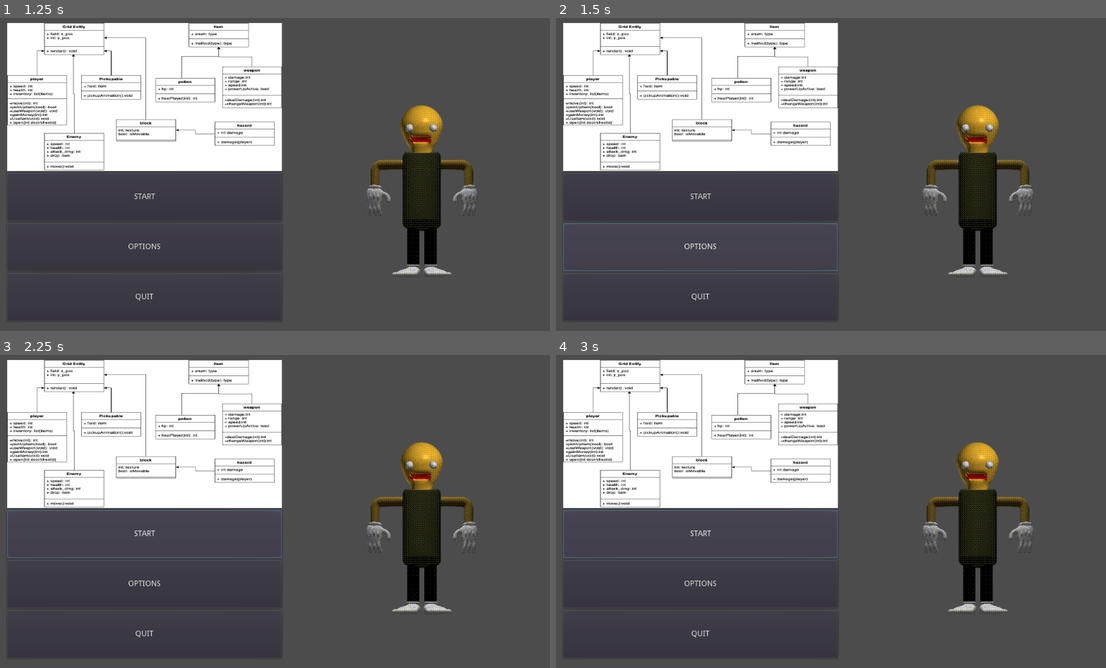
Above: before the commit, frames 1-4 (two rows, left to right).
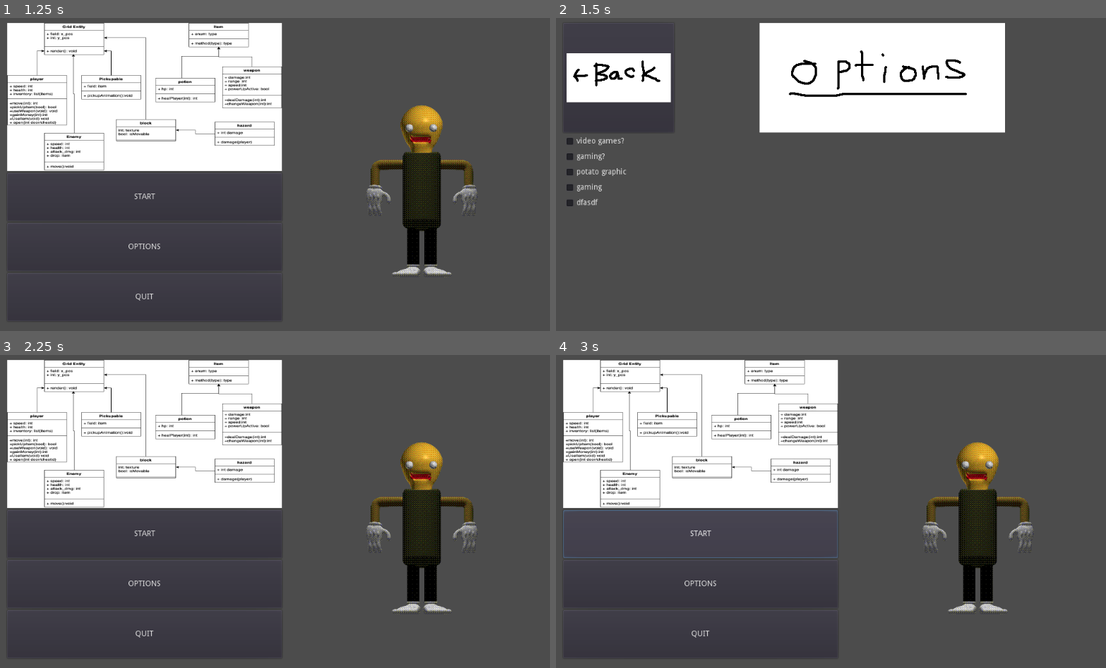
Above: after the commit, the same moments.

Repository: asuradev99/CP2-Group-project
Game: Godot game, scene res://Node2D.tscn
The game is run twice, just before and just after one commit, with the same random seed, the same clock (stepped at 60 frames per second) and the same inputs.
Inputs (mouse positions are in pixels of both pictures, inside the frame that each line leads up to; where the layout moved, square brackets give the same spot in the first picture):
- Up to frame 1 (1.25 s): click "Start" at 0.5 s
- Up to frame 2 (1.5 s): click "OPTIONS" at 1.25 s
- Up to frame 3 (2.25 s): click (60, 414) [143, 533] at 2 s
- Up to frame 4 (3 s): click "START" at 2.75 s

Frame 1 is identical in both runs. In frame 2, 32% of the frame differs, in the area x 1-87%, y 1-97%; in frame 3, 0.3%; in frame 4, nothing differs.

Commit message:
bruh

Diff:
--- a/main menu or something/gaming.tscn
+++ b/main menu or something/gaming.tscn
@@ -1,7 +1,9 @@
-[gd_scene load_steps=3 format=2]
+[gd_scene load_steps=5 format=2]
 
 [ext_resource path="res://images/theTest.webp" type="Texture" id=1]
 [ext_resource path="res://images/ClassDiagram.png" type="Texture" id=2]
+[ext_resource path="res://main menu or something/quit game.gd" type="Script" id=3]
+[ext_resource path="res://main menu or something/go to optinos.gd" type="Script" id=4]
 
 [node name="MarginContainer" type="MarginContainer"]
 anchor_right = 1.0
@@ -52,6 +54,7 @@
 margin_bottom = 178.0
 size_flags_vertical = 3
 text = "OPTIONS"
+script = ExtResource( 4 )
 
 [node name="Button3" type="Button" parent="HBoxContainer/VBoxContainer/MarginContainer/VBoxContainer"]
 margin_top = 182.0
@@ -59,6 +62,7 @@
 margin_bottom = 269.0
 size_flags_vertical = 3
 text = "QUIT"
+script = ExtResource( 3 )
 
 [node name="CenterContainer" type="CenterContainer" parent="HBoxContainer"]
 margin_left = 502.0
@@ -76,3 +80,6 @@
 size_flags_vertical = 3
 texture = ExtResource( 1 )
 stretch_mode = 2
+
+[connection signal="pressed" from="HBoxContainer/VBoxContainer/MarginContainer/VBoxContainer/Button2" to="HBoxContainer/VBoxContainer/MarginContainer/VBoxContainer/Button2" method="_on_Button2_pressed"]
+[connection signal="pressed" from="HBoxContainer/VBoxContainer/MarginContainer/VBoxContainer/Button3" to="HBoxContainer/VBoxContainer/MarginContainer/VBoxContainer/Button3" method="_on_Button3_pressed"]
--- /dev/null
+++ b/main menu or something/go to optinos.gd
@@ -0,0 +1,8 @@
+extends Node
+
+func _on_Button2_pressed():
+	get_tree().change_scene("res://main menu or something/options menu.tscn")
+
+
+func _on_Button_pressed():
+	get_tree().change_scene("res://main menu or something/gaming.tscn")
--- /dev/null
+++ b/main menu or something/options menu.tscn
@@ -0,0 +1,78 @@
+[gd_scene load_steps=4 format=2]
+
+[ext_resource path="res://main menu or something/options.png" type="Texture" id=1]
+[ext_resource path="res://main menu or something/back.png" type="Texture" id=2]
+[ext_resource path="res://main menu or something/go to optinos.gd" type="Script" id=3]
+
+[node name="MarginContainer" type="MarginContainer"]
+anchor_right = 1.0
+anchor_bottom = 1.0
+margin_left = 40.0
+margin_top = 40.0
+margin_right = -40.0
+margin_bottom = -40.0
+
+[node name="VBoxContainer" type="VBoxContainer" parent="."]
+margin_right = 944.0
+margin_bottom = 520.0
+size_flags_horizontal = 3
+size_flags_vertical = 3
+
+[node name="HSplitContainer" type="HSplitContainer" parent="VBoxContainer"]
+margin_right = 944.0
+margin_bottom = 199.0
+size_flags_horizontal = 3
+
+[node name="Button" type="Button" parent="VBoxContainer/HSplitContainer"]
+margin_right = 201.0
+margin_bottom = 199.0
+icon = ExtResource( 2 )
+script = ExtResource( 3 )
+
+[node name="CenterContainer" type="CenterContainer" parent="VBoxContainer/HSplitContainer"]
+margin_left = 213.0
+margin_right = 944.0
+margin_bottom = 199.0
+
+[node name="TextureRect" type="TextureRect" parent="VBoxContainer/HSplitContainer/CenterContainer"]
+margin_left = 143.0
+margin_right = 588.0
+margin_bottom = 199.0
+texture = ExtResource( 1 )
+
+[node name="CheckBox2" type="CheckBox" parent="VBoxContainer"]
+margin_top = 203.0
+margin_right = 944.0
+margin_bottom = 227.0
+rect_pivot_offset = Vector2( -338, -19 )
+text = "video games?"
+
+[node name="CheckBox" type="CheckBox" parent="VBoxContainer"]
+margin_top = 231.0
+margin_right = 944.0
+margin_bottom = 255.0
+rect_pivot_offset = Vector2( -338, -19 )
+text = "gaming?"
+
+[node name="CheckBox3" type="CheckBox" parent="VBoxContainer"]
+margin_top = 259.0
+margin_right = 944.0
+margin_bottom = 283.0
+rect_pivot_offset = Vector2( -338, -19 )
+text = "potato graphic"
+
+[node name="CheckBox4" type="CheckBox" parent="VBoxContainer"]
+margin_top = 287.0
+margin_right = 944.0
+margin_bottom = 311.0
+rect_pivot_offset = Vector2( -338, -19 )
+text = "gaming"
+
+[node name="CheckBox5" type="CheckBox" parent="VBoxContainer"]
+margin_top = 315.0
+margin_right = 944.0
+margin_bottom = 339.0
+rect_pivot_offset = Vector2( -338, -19 )
+text = "dfasdf"
+
+[connection signal="pressed" from="VBoxContainer/HSplitContainer/Button" to="VBoxContainer/HSplitContainer/Button" method="_on_Button_pressed"]
--- /dev/null
+++ b/main menu or something/quit game.gd
@@ -0,0 +1,4 @@
+extends Node
+
+func _on_Button3_pressed():
+	get_tree().quit()
Binary file added: main menu or something/back.png
Not shown, added: main menu or something/back.png.import
Binary file added: main menu or something/options.png
Not shown, added: main menu or something/options.png.import
